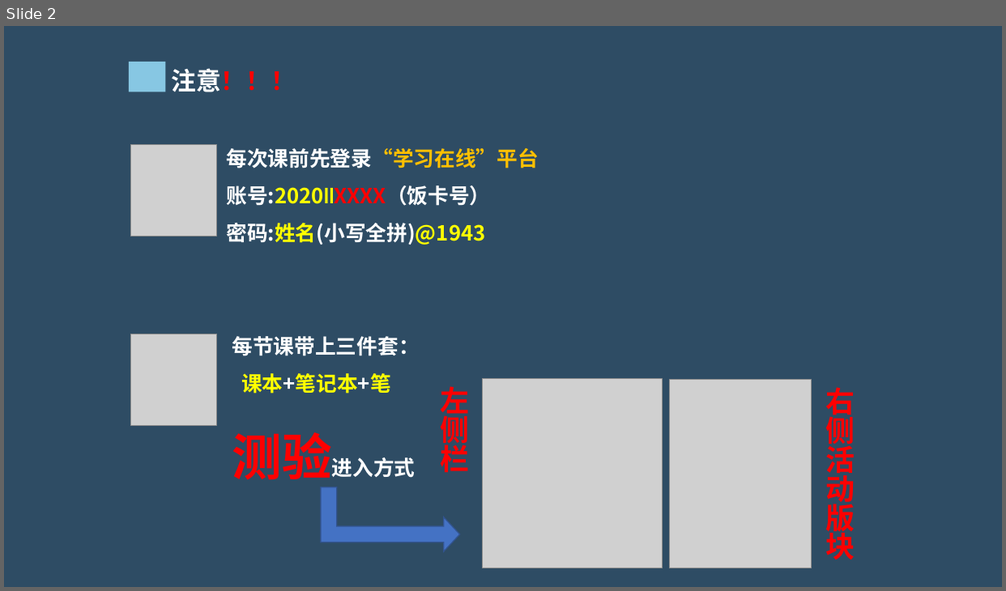
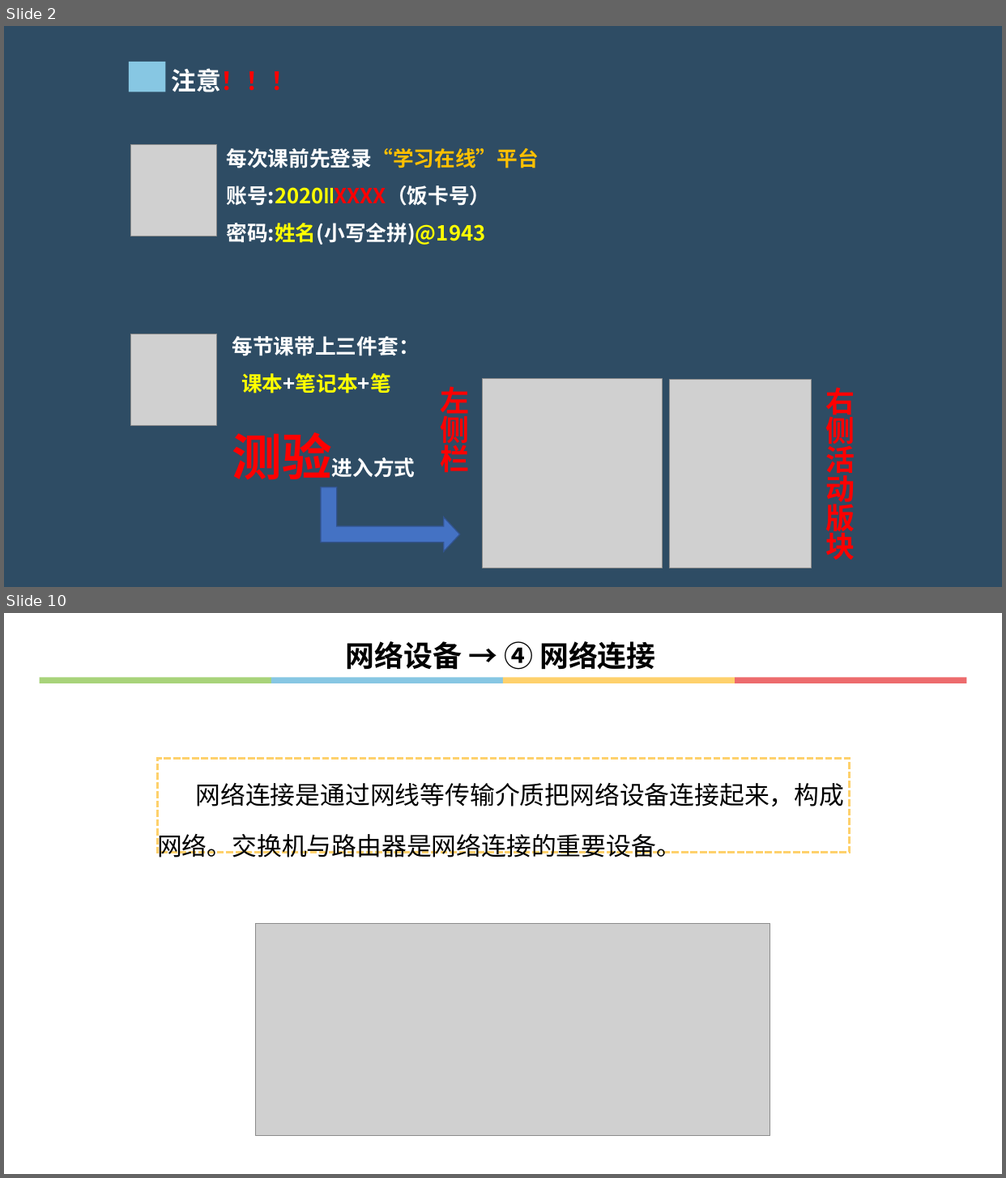
Before and after one commit to hongm32/2020design, a slide deck: 【第29课】无线局域网的组建/【第29课】无线局域网的组建.pptx. Shown one above the other, each under a label of ours: slide 2 before the commit, slides 2 and 10 after it; the slides between them are not shown. The pictures are 1006x591 and 1006x1178 pixels, drawn with LibreOffice and Linux fonts; fonts in the diff are those of the drawing; grey boxes stand for pictures. Boxes give left, top, right and bottom in pixels: in the first picture for what was removed or moved away, otherwise in the second. Text is boxed around its words. In the diff, an @@ line names an element or a change of style, - is before the commit and + after.

```diff
--- a/【第29课】无线局域网的组建/【第29课】无线局域网的组建.pptx
+++ b/【第29课】无线局域网的组建/【第29课】无线局域网的组建.pptx
@@ slide 10 added at (4,613,1002,1174), background #FFFFFF @@
@@ text added at (345,641,656,670), 28 pt, text #000000, bold @@
+网络设备 → ④ 网络连接
@@ group added at (39,677,967,683): 4 rectangles @@
@@ rectangle added at (157,758,850,853), outline #FED16C 2.25 pt dashed, 24 pt, text #000000 @@
+网络连接是通过网线等传输介质把网络设备连接起来，构成网络。交换机与路由器是网络连接的重要设备。
@@ picture added at (256,924,769,1136) @@
```
Also in this commit, not shown: 3 slides changed, 16 other slides added, 15 slides removed, 10 other files.
